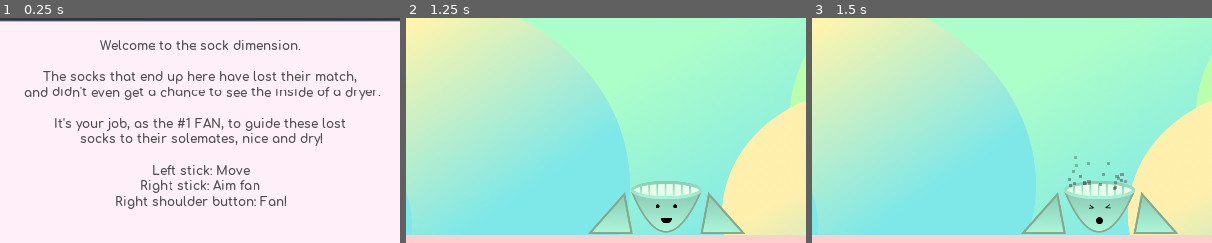
Above: before the commit, frames 1-3 (left to right).
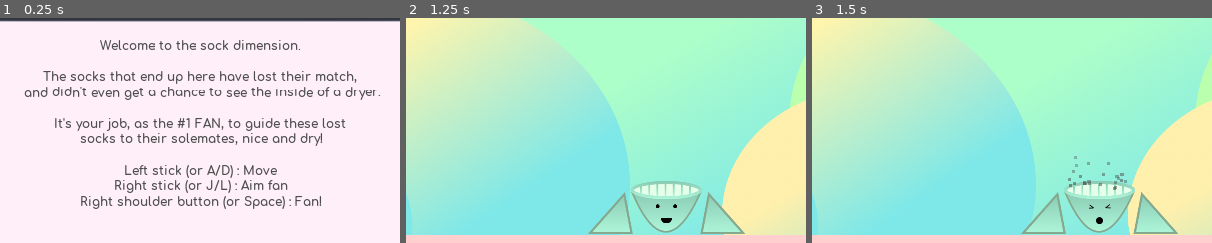
Above: after the commit, the same moments.

Repository: Dexterminator/solemates
Game: Godot game, scene res://Scenes/MainMenu/MainMenu.tscn
Same seed, same stepped clock (60 frames per second), same inputs: the game is played once before the commit and once after it. Sound files missing from this copy of the repository are replaced by a short silence.
Inputs:
- Up to frame 1 (0.25 s): no input
- Up to frame 2 (1.25 s): click "PLAY!" at 0.5 s
- Up to frame 3 (1.5 s): tap Enter (ui_accept) at 1.25 s; hold D (right) from 1.28 s (still down); hold Space (fan) from 1.28 s (still down)
The pictures show only the part of the screen within x 26-76%, y 50-100%; the shares and areas given below are measured in that part.

The runs differ from the first frame. In frame 1, 3.3% of the frame differs, in the area x 20-81%, y 65-85%; in frame 2, nothing differs; in frame 3, nothing differs.

Commit message:
Add keyboard controls to start screen

Diff:
--- a/Scenes/MainMenu/MainMenu.tscn
+++ b/Scenes/MainMenu/MainMenu.tscn
@@ -60,9 +60,9 @@
 It's your job, as the #1 FAN, to guide these lost
 socks to their solemates, nice and dry!
 
-Left stick: Move
-Right stick: Aim fan
-Right shoulder button: Fan!
+Left stick (or A/D) : Move
+Right stick (or J/L) : Aim fan
+Right shoulder button (or Space) : Fan!
 "
 align = 1
 
